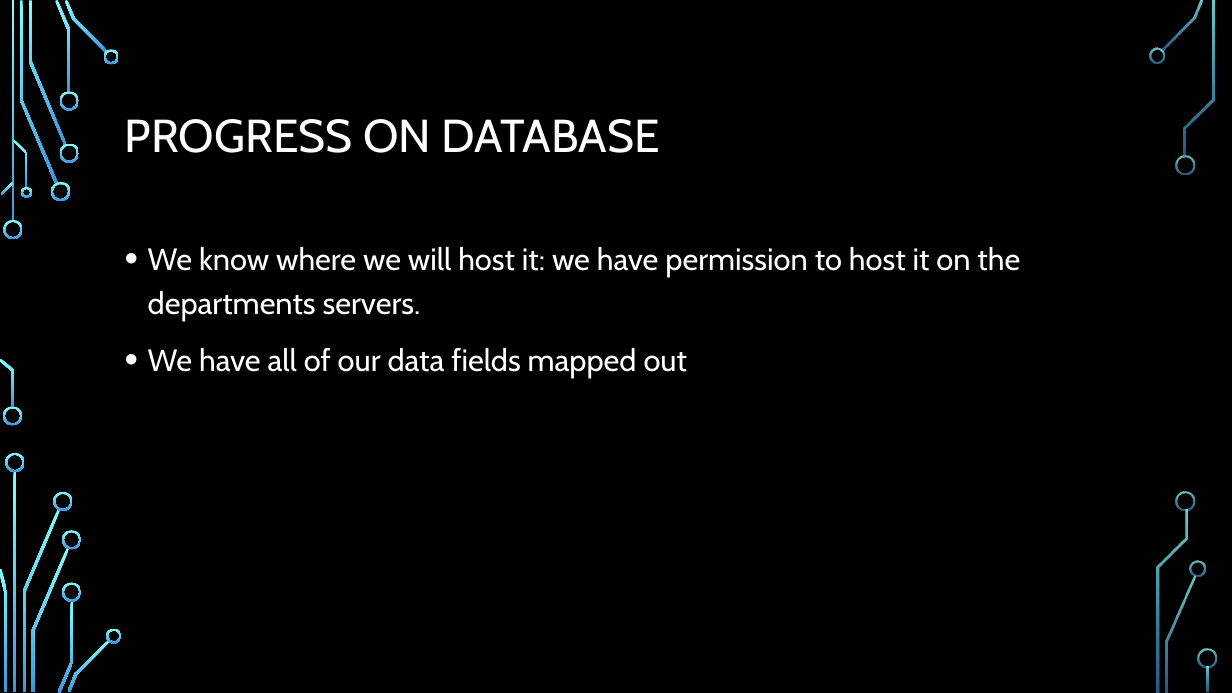
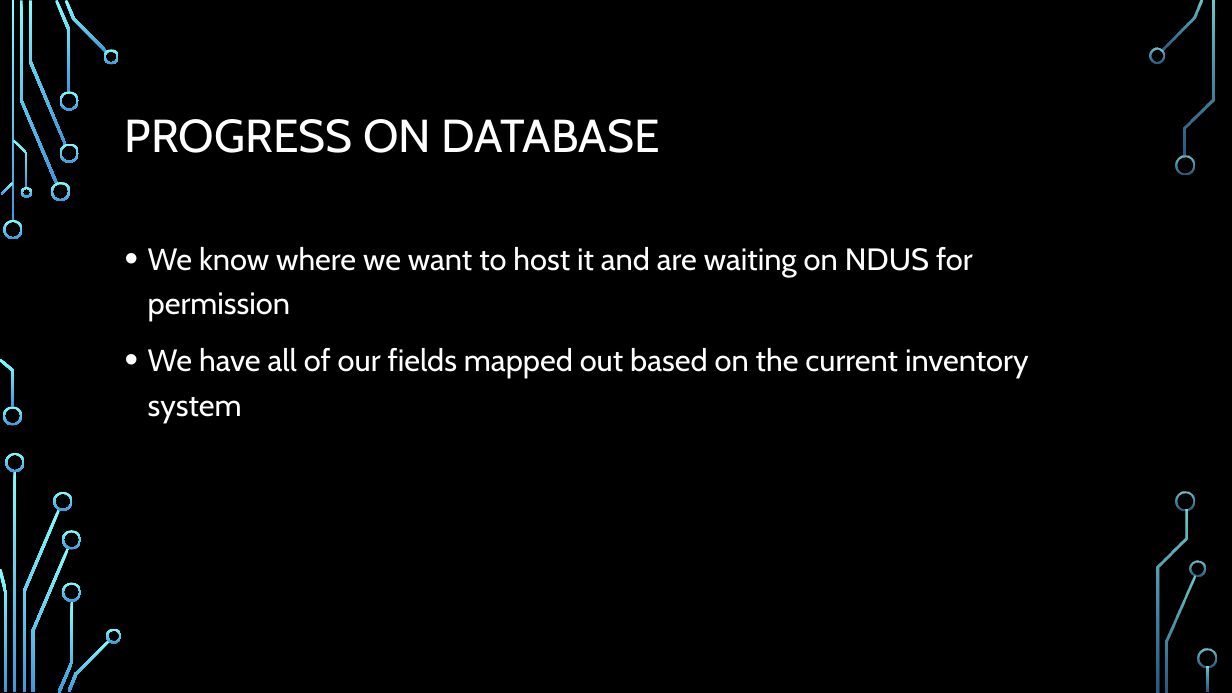
Before and after one commit to frozenNodak/InventoryManagement491, a slide deck: slide 4 of Inventory Management System demo draft.pptx. Drawn at 1232x693 pixels with LibreOffice and Linux fonts; fonts in the diff are those of the drawing; background and template pictures are left out. Boxes give left, top, right and bottom in pixels: in the first picture for what was removed or moved away, otherwise in the second. Text is boxed around its words. In the diff, an @@ line names an element or a change of style, - is before the commit and + after.

```diff
--- a/Inventory Management System demo draft.pptx
+++ b/Inventory Management System demo draft.pptx
@@ text at <box>148,247,1029,422</box>: text changed @@
-• We know where we will host it: we have permission to host it on the departments servers.
-• We have all of our data fields mapped out
+• We know where we want to host it and are waiting on NDUS for permission
+• We have all of our fields mapped out based on the current inventory system
```
Also in this commit, not shown: 6 other slides changed, 1 slide added.
